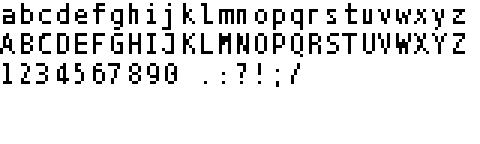
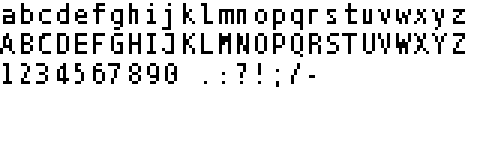
Layer changes from the first 480×144 image to the second:
painted on "abcdefghijklmno..." over (x1=309, y1=75, x2=315, y2=78)
